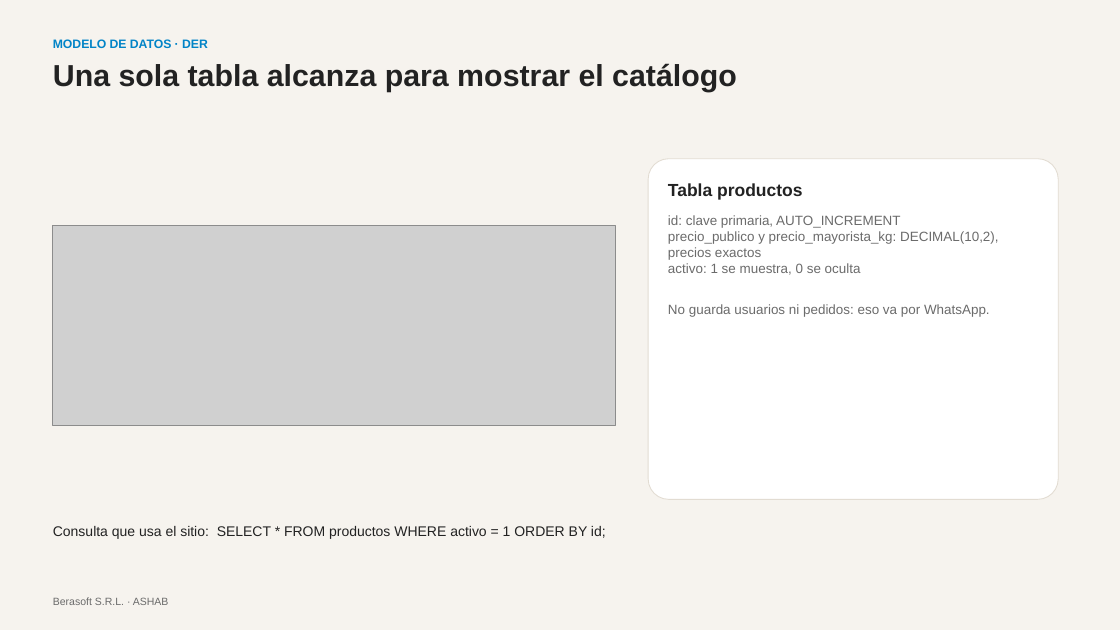
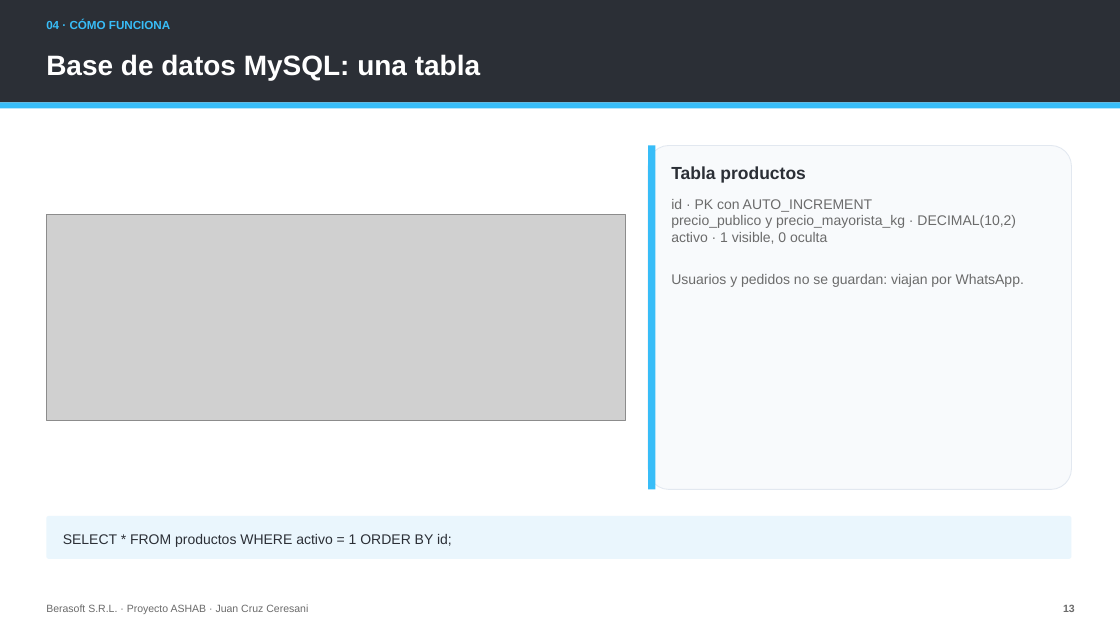
Before and after one commit to Gambeta-latorre/proyecto-consultora, a slide deck: slide 13 of 06_Documentos/Presentacion_ASHAB_Berasoft.pptx (slide 11 before the commit). Drawn at 1120x630 pixels with LibreOffice and Linux fonts; fonts in the diff are those of the drawing; grey boxes stand for pictures. Boxes give left, top, right and bottom in pixels: in the first picture for what was removed or moved away, otherwise in the second. Text is boxed around its words. In the diff, an @@ line names an element or a change of style, - is before the commit and + after.

```diff
--- a/06_Documentos/Presentacion_ASHAB_Berasoft.pptx
+++ b/06_Documentos/Presentacion_ASHAB_Berasoft.pptx
@@ background #F6F3EE to #FFFFFF @@
@@ rectangle added at [0, 0, 1120, 103], fill #2B2F36 @@
@@ text added at [46, 20, 170, 29], 10 pt, text #38BDF8, bold @@
+04 · CÓMO FUNCIONA
@@ text "Base de datos MySQL: una ..." at [46, 54, 480, 80]: vertical alignment top to middle @@
@@ text at [46, 54, 480, 80]: text changed; size 10.5 to 24 pt; text colour #0284C7 to #FFFFFF @@
-MODELO DE DATOS · DER
+Base de datos MySQL: una tabla
@@ text removed at [53, 63, 737, 92] @@
-Una sola tabla alcanza para mostrar el catálogo
@@ rectangle added at [0, 103, 1120, 108], fill #38BDF8 @@
@@ rounded rectangle: place and size @@
-rounded rectangle at [649, 159, 1059, 500]
+rounded rectangle at [649, 145, 1072, 489]
@@ rounded rectangle at [649, 145, 1072, 489]: fill #FFFFFF to #F8FAFC; outline #E2DCD2 0.75 pt to #E2E8F0 0.75 pt @@
@@ rectangle added at [649, 145, 656, 489], fill #38BDF8 @@
@@ text "Tabla productos": place and size @@
-text "Tabla productos" at [668, 183, 802, 200]
+text "Tabla productos" at [671, 166, 805, 183]
@@ text "Tabla productos" at [671, 166, 805, 183]: text colour #222222 to #2B2F36 @@
@@ text at [671, 199, 1024, 287]: text changed; size 11.5 to 12 pt @@
-id: clave primaria, AUTO_INCREMENT
-precio_publico y precio_mayorista_kg: DECIMAL(10,2), precios exactos
-activo: 1 se muestra, 0 se oculta
-No guarda usuarios ni pedidos: eso va por WhatsApp.
+id · PK con AUTO_INCREMENT
+precio_publico y precio_mayorista_kg · DECIMAL(10,2)
+activo · 1 visible, 0 oculta
+Usuarios y pedidos no se guardan: viajan por WhatsApp.
@@ picture: place and size @@
-picture at [53, 226, 615, 426]
+picture at [46, 215, 625, 421]
@@ rounded rectangle added at [46, 516, 1071, 559], fill #EAF6FD @@
@@ text at [63, 534, 452, 547]: text changed; text colour #222222 to #2B2F36 @@
-Consulta que usa el sitio: SELECT * FROM productos WHERE activo = 1 ORDER BY id;
+SELECT * FROM productos WHERE activo = 1 ORDER BY id;
@@ text "SELECT * FROM productos WHERE ..." at [63, 534, 452, 547]: vertical alignment top to middle @@
@@ text at [46, 604, 308, 614]: text changed @@
-Berasoft S.R.L. · ASHAB
+Berasoft S.R.L. · Proyecto ASHAB · Juan Cruz Ceresani
@@ text added at [1063, 604, 1075, 612], 9 pt, text #6B6B6B, bold @@
+13
```
Also in this commit, not shown: 6 other slides changed, 14 slides added, 12 slides removed, 5 other files.
